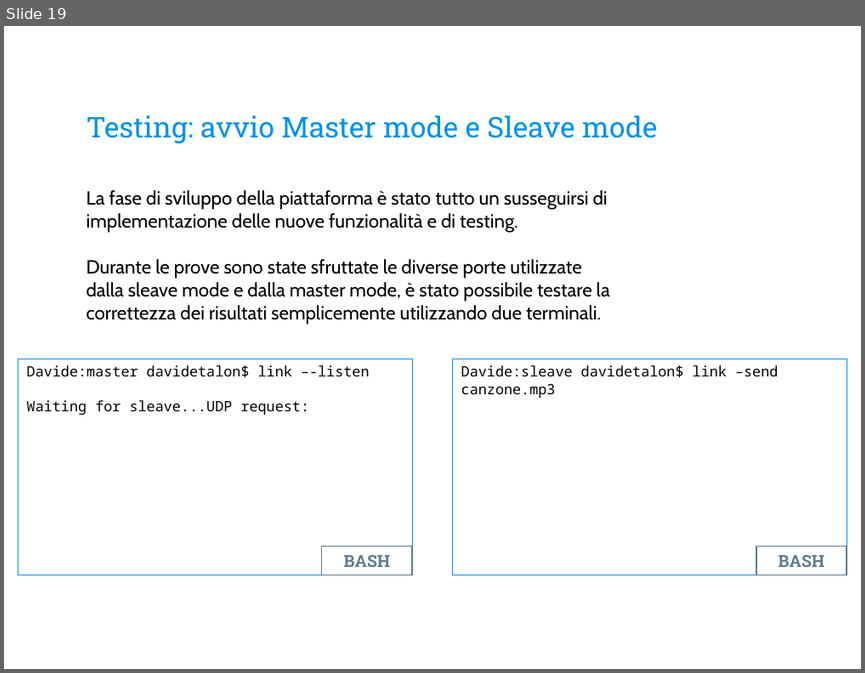
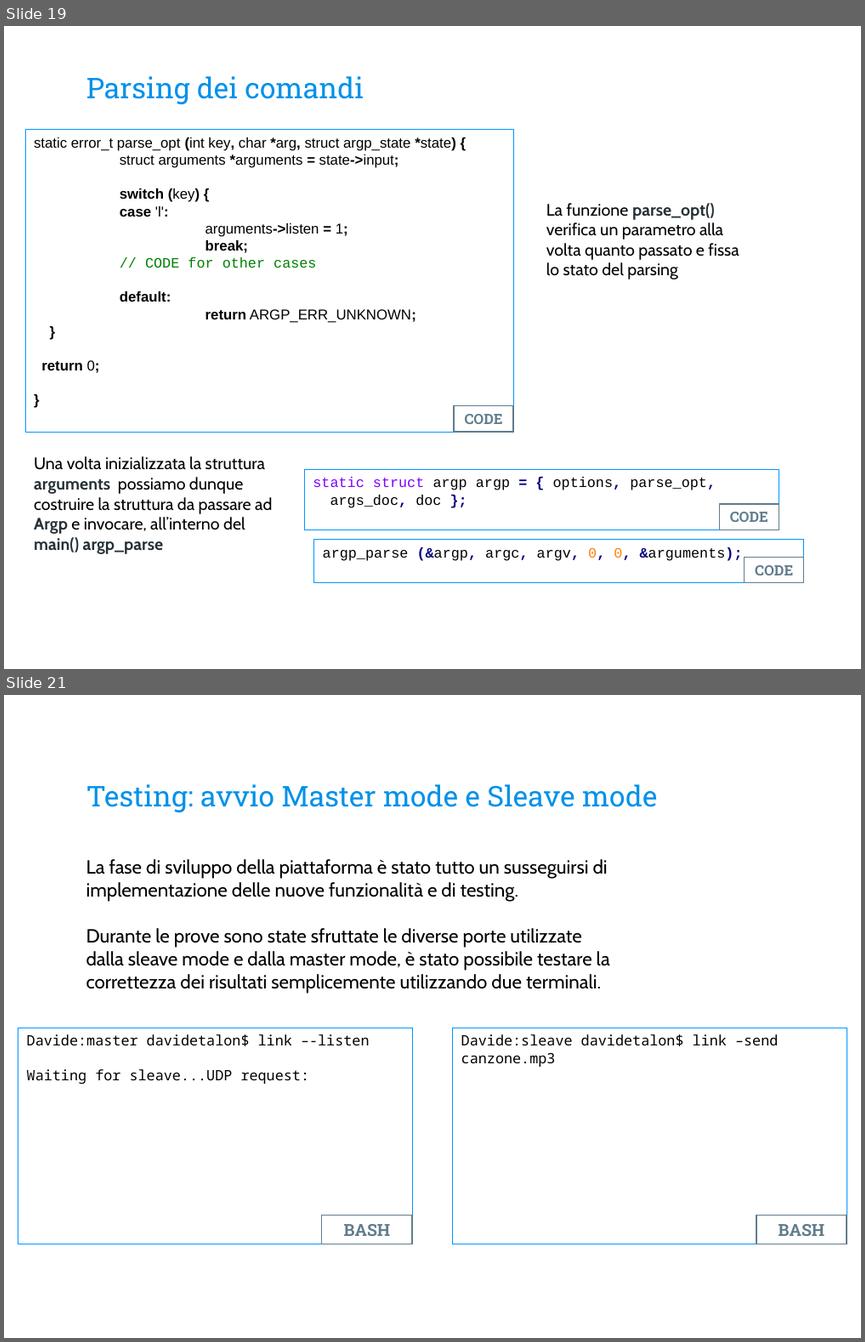
Before and after one commit to davidetalon/link, a slide deck: Presentation slides/Presentazione.pptx. Shown one above the other, each under a label of ours: slide 19 before the commit, slides 19 and 21 after it; the slides between them are not shown. The pictures are 865x673 and 865x1342 pixels, drawn with LibreOffice and Linux fonts; fonts in the diff are those of the drawing; background and template pictures are left out. Boxes give left, top, right and bottom in pixels: in the first picture for what was removed or moved away, otherwise in the second. Text is boxed around its words. In the diff, an @@ line names an element or a change of style, - is before the commit and + after.

```diff
--- a/Presentation slides/Presentazione.pptx
+++ b/Presentation slides/Presentazione.pptx
@@ slide 19 added at [4, 26, 861, 669], background picture (left out) @@
@@ title added at [86, 76, 364, 104], 24 pt, text #0091EA @@
+Parsing dei comandi
@@ rectangle added at [25, 130, 513, 432], outline #0096FF 0.75 pt, 12 pt, text #000000 @@
+static error_t parse_opt (int key, char *arg, struct argp_state *state) {
+struct arguments *arguments = state->input;
+switch (key) {
+case 'l':
+arguments->listen = 1;
+break;
+// CODE for other cases
+default:
+return ARGP_ERR_UNKNOWN;
+}
+return 0;
+}
@@ text added at [546, 203, 738, 279], 14 pt, text #000000 @@
+La funzione parse_opt() verifica un parametro alla volta quanto passato e fissa lo stato del parsing
@@ rectangle added at [454, 406, 513, 431], outline #607C8C 1 pt, 12 pt, text #607C8C, bold @@
+CODE
@@ text added at [34, 456, 272, 554], 14 pt, text #000000 @@
+Una volta inizializzata la struttura arguments possiamo dunque costruire la struttura da passare ad Argp e invocare, all’interno del main() argp_parse
@@ rectangle added at [305, 469, 778, 530], outline #0096FF 0.75 pt, 12 pt, text #000000 @@
+static struct argp argp = { options, parse_opt,
+args_doc, doc };
@@ rectangle added at [720, 503, 778, 529], outline #607C8C 1 pt, 12 pt, text #607C8C, bold @@
+CODE
@@ rectangle added at [314, 539, 803, 582], outline #0096FF 0.75 pt, 12 pt, text #000000 @@
+argp_parse (&argp, argc, argv, 0, 0, &arguments);
@@ rectangle added at [744, 556, 803, 582], outline #607C8C 1 pt, 12 pt, text #607C8C, bold @@
+CODE
@@ what was slide 19 is now slide 21 @@
```
Also in this commit, not shown: 12 slides changed, 3 other slides added, 7 slides removed.
